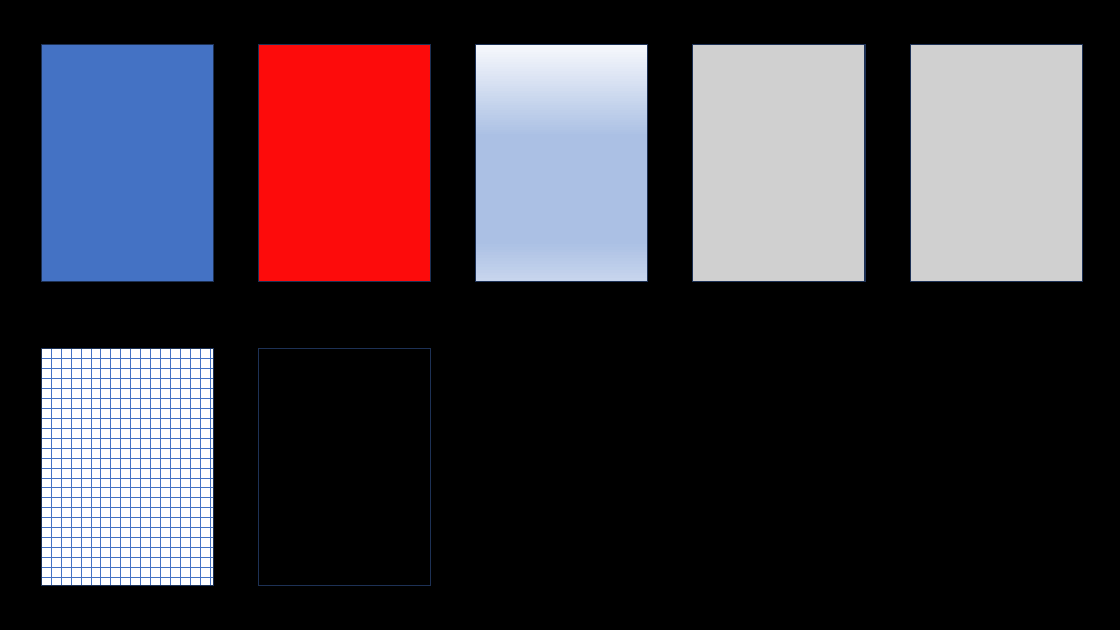
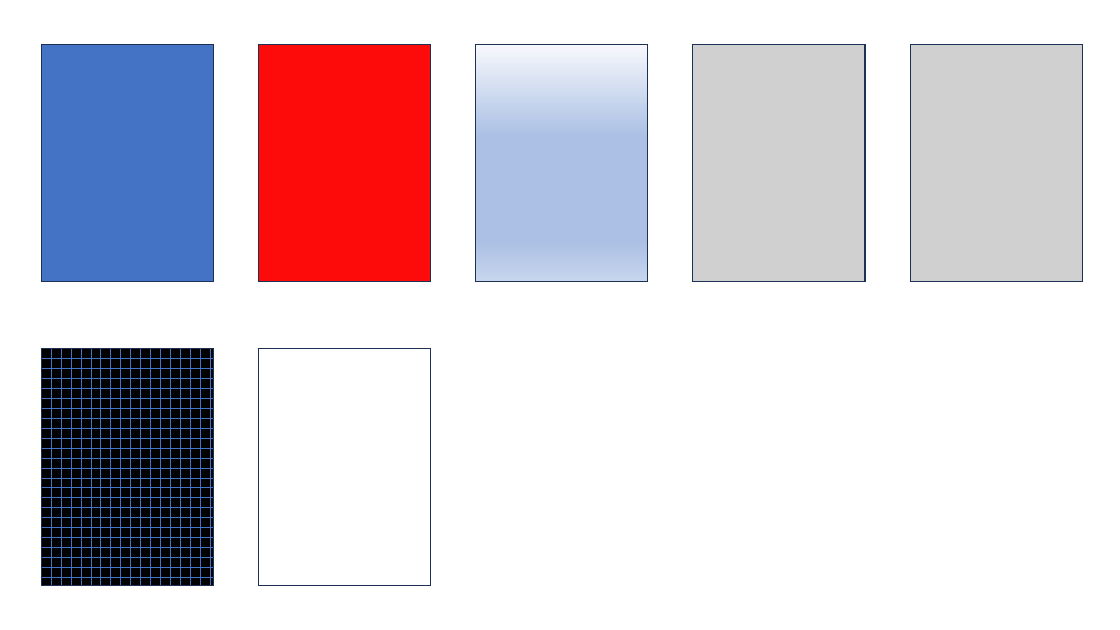
Before and after one commit to Howlcn1997/ooxml-parser, a slide deck: slide 2 of assets/ppt/simple.pptx. Drawn at 1120x630 pixels with LibreOffice and Linux fonts; fonts in the diff are those of the drawing; grey boxes stand for pictures. Boxes give left, top, right and bottom in pixels: in the first picture for what was removed or moved away, otherwise in the second. Text is boxed around its words. In the diff, an @@ line names an element or a change of style, - is before the commit and + after.

```diff
--- a/assets/ppt/simple.pptx
+++ b/assets/ppt/simple.pptx
@@ background #000000 to #FFFFFF @@
@@ rectangle at <box>41,349,213,585</box>: fill pattern #4472C4 on #FFFFFF to pattern #4472C4 on #000000 @@
@@ rectangle at <box>259,349,431,585</box>: fill #000000 to #FFFFFF @@
```
Also in this commit, not shown: 1 other slide changed, 1 slide added, 5 other files.
